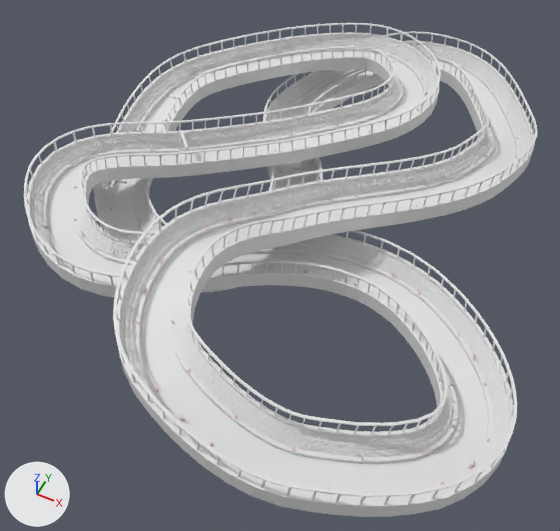
The Blender file raw_assets/level-track.blend, before and after one commit.
The view is the same before and after, from a camera (50 mm lens) standing at (410.0, -677.0, 723.0) and looking at (101.0, -59.0, -50.0). Lighting does not change. The marker at lower left points along +X, +Y and +Z.

Names of what the first picture shows: 'Border (on top of pillars)', 'Pillars', 'Road', 'Stands', 'cupcake'.
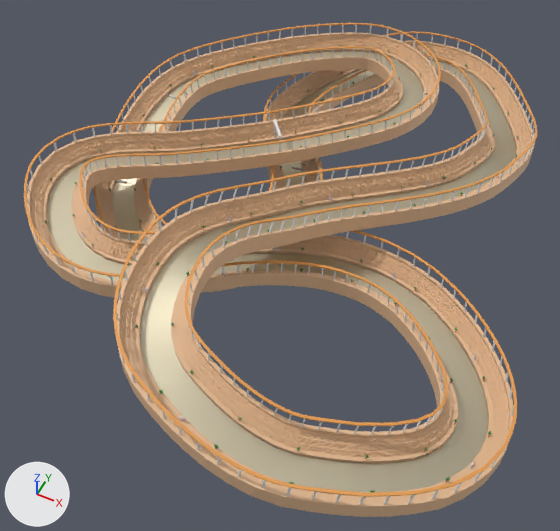
Commit message: fix plant in level

Pixel boxes [x1, y1, x2, y2] of what changed, in the pictures (560 x 531 px):
```json
{"object": "Stands", "change": "recoloured", "before": [27, 32, 535, 517], "after": [27, 32, 535, 517]}
{"object": "Road", "change": "recoloured, surface changed", "before": [47, 51, 516, 492], "after": [47, 51, 516, 492], "on screen": "white to beige"}
{"object": "Border (on top of pillars)", "change": "recoloured", "before": [24, 23, 538, 497], "after": [24, 23, 538, 497], "on screen": "white to orange"}
{"object": "goodplant", "change": "added", "after": [44, 45, 518, 493], "faces in mat_plant_001 (dark green #0d791b)": [44, 45, 518, 493]}
{"object": "cupcake", "change": "hidden", "before": [45, 49, 518, 493]}
```

The change, as JSON lines over the scene's bpy script:
```json
{"op": "set", "path": "mat_material_002.base_color", "old": "(0.8, 0.8, 0.8)", "new": "(0.8, 0.513, 0.304)", "note": "white #e7e7e7 -> beige #e7be96"}
{"op": "set", "path": "mat_material_004.base_color", "old": "(0.8, 0.8, 0.8)", "new": "(0.8, 0.341, 0.0812)", "note": "white #e7e7e7 -> orange #e79e50"}
{"op": "set", "path": "mat_material_005.base_color", "old": "(0.8, 0.8, 0.8)", "new": "(0.8, 0.725, 0.526)", "note": "white #e7e7e7 -> beige #e7ddc0"}
{"op": "set", "path": "mat_material_005.metallic", "old": "0.0", "new": "1.0"}
{"op": "add", "block": "mat_none_003", "code": ["mat_none_003 = principled_material('None.003')", "mat_none_003.base_color = (0.65, 0.0565, 0.0022)  # orange #d34307"]}
{"op": "add", "block": "mat_plant_001", "code": ["mat_plant_001 = principled_material('plant.001')", "mat_plant_001.base_color = (0.00398, 0.19, 0.0108)  # dark green #0d791b"]}
{"op": "add", "block": "me_vase2_002", "code": ["me_vase2_002 = bpy.data.meshes.new('vase2.002')", "me_vase2_002.from_pydata(...)  # 2163 vertices, 4258 faces; spans x -6.64..-1.2, y 3.99..10.66, z 15.35..20.38", "# faces by material slot: [3448, 810]", "me_vase2_002.materials.append(mat_none_003)  # orange #d34307", "me_vase2_002.materials.append(mat_plant_001)  # dark green #0d791b"]}
{"op": "add", "block": "ob_cupcake", "code": "ob_cupcake.hide_set(True)"}
{"op": "add", "block": "ob_goodplant", "code": ["ob_goodplant = bpy.data.objects.new('goodplant', me_vase2_002)", "ob_goodplant.location = (0.0, 0.0, 0.0)", "ob_goodplant.rotation_euler = (1.571, 0.0, 0.0)  # degrees (90, 0, 0)", "_m = ob_goodplant.modifiers.new('Mirror', 'MIRROR')", "_m.use_axis = (False, False, True)", "_m = ob_goodplant.modifiers.new('Array', 'ARRAY')", "_m.fit_type = 'FIT_CURVE'", "_m.curve = ob_trackpath", "_m.use_constant_offset = True", "_m.constant_offset_displace = (70.0, 0.0, 0.0)", "_m.use_relative_offset = False", "_m = ob_goodplant.modifiers.new('Curve', 'CURVE')", "_m.object = ob_trackpath"]}
```
